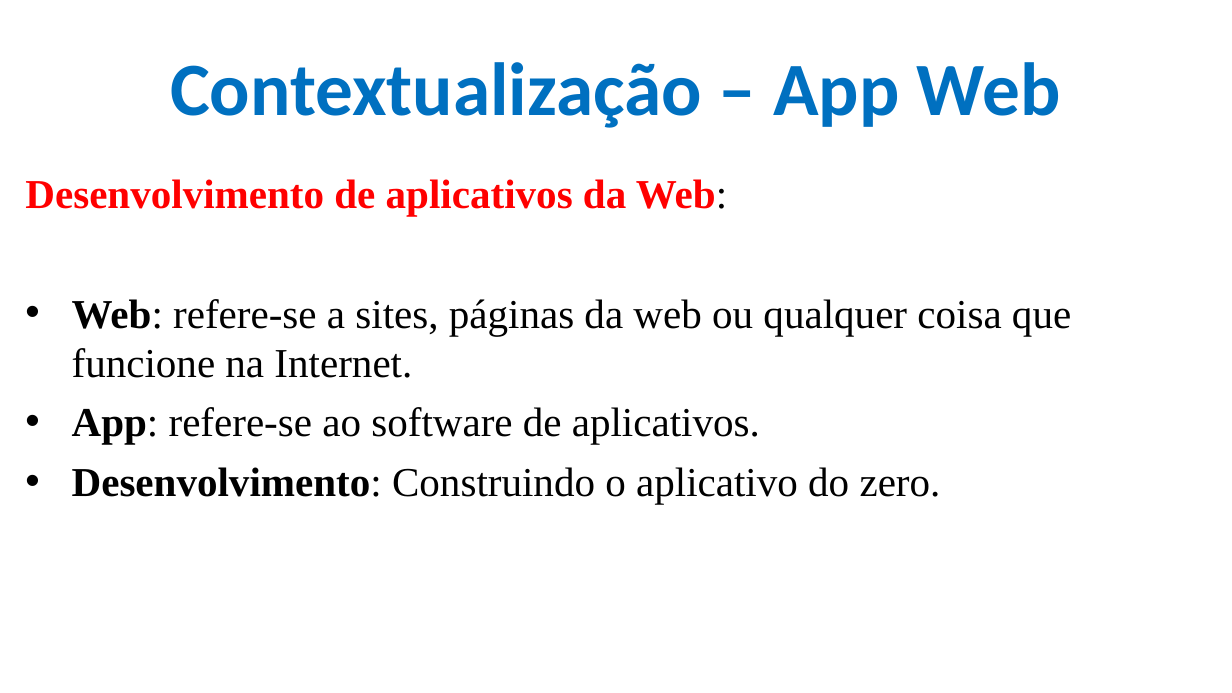
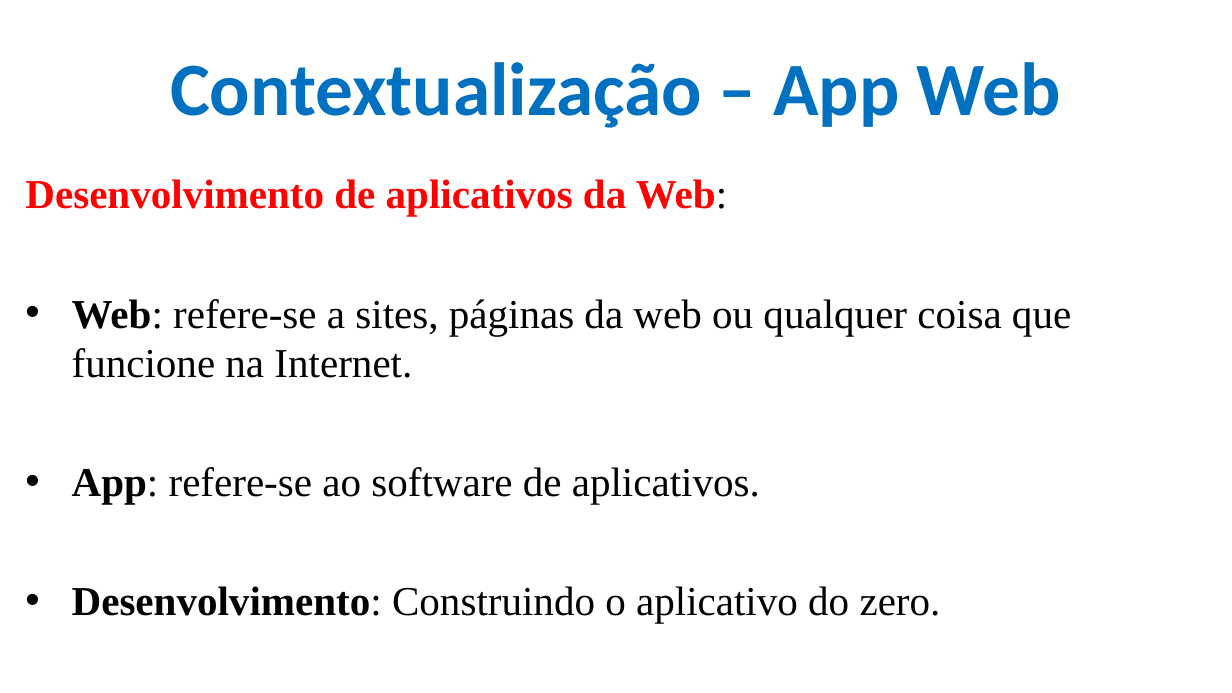
Before and after one commit to CloudEducationBrazil/WydenDesenvolvimentoWebPHP, a slide deck: slide 4 of 01 Classes/Aula 01 Desenvolvimento Web PHP Caracterização.pptx. Drawn at 1232x693 pixels with LibreOffice and Linux fonts; fonts in the diff are those of the drawing; background and template pictures are left out. Boxes give left, top, right and bottom in pixels: in the first picture for what was removed or moved away, otherwise in the second. Text is boxed around its words. In the diff, an @@ line names an element or a change of style, - is before the commit and + after.

```diff
--- a/01 Classes/Aula 01 Desenvolvimento Web PHP Caracterização.pptx
+++ b/01 Classes/Aula 01 Desenvolvimento Web PHP Caracterização.pptx
@@ text "Desenvolvimento de aplicativos da Web:" rewrapped from <box>25,179,1071,504</box> to <box>25,179,1071,623</box> @@
```
Also in this commit, not shown: 1 other slide changed, 1 slide added.
